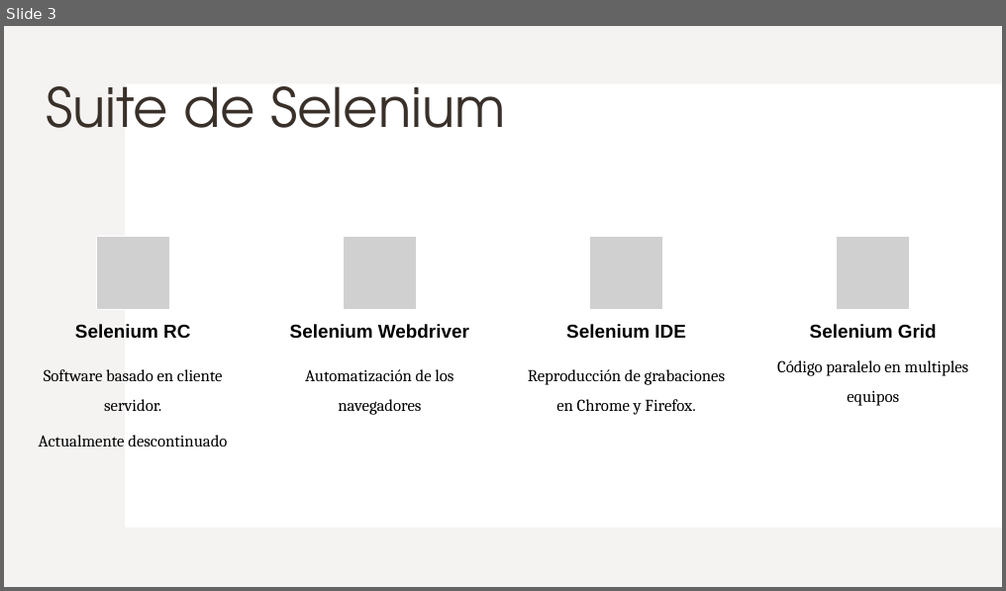
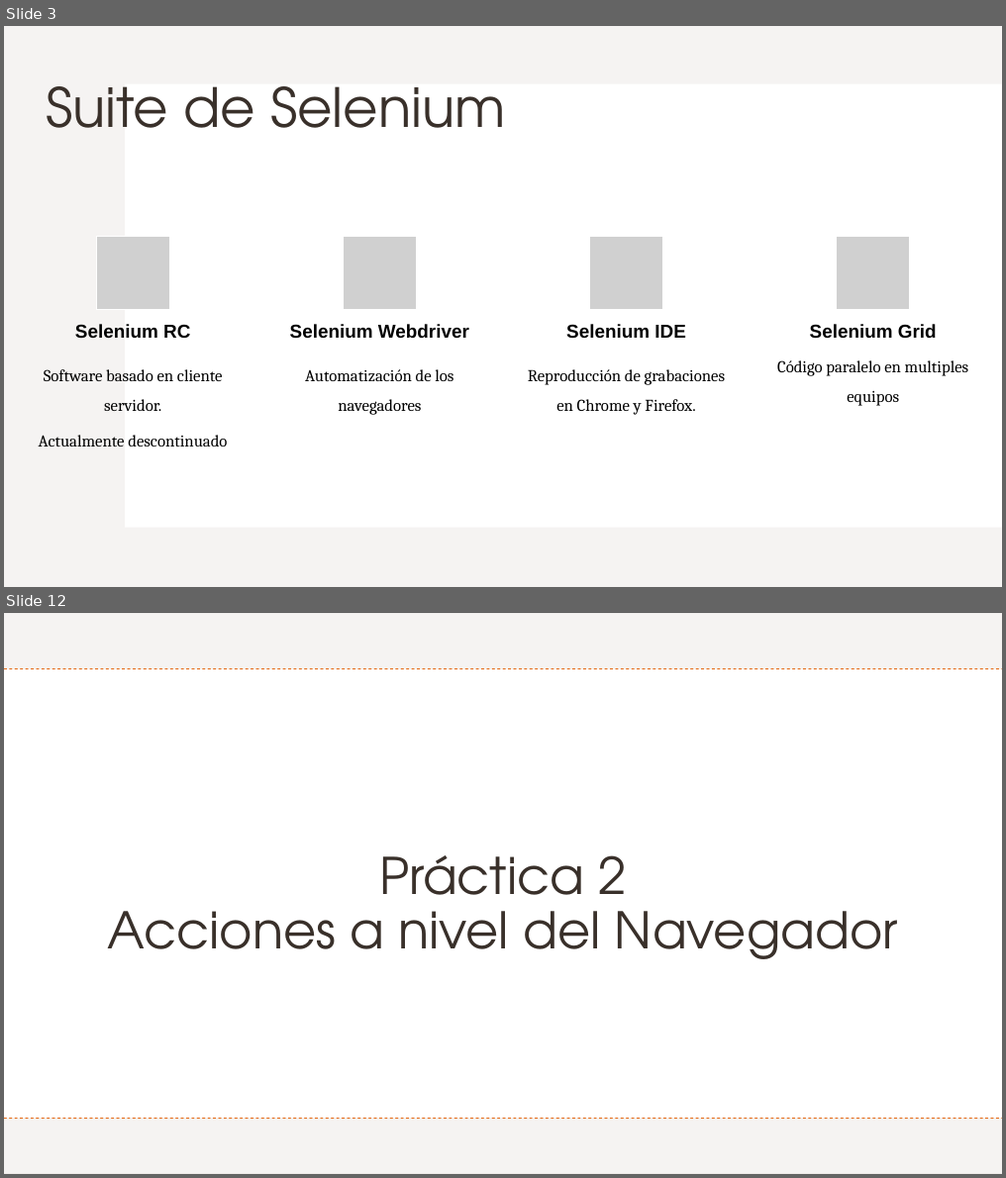
Before and after one commit to Charris1904/automation-qa-sessions, a slide deck: files/4. Selenium.pptx. Shown one above the other, each under a label of ours: slide 3 before the commit, slides 3 and 12 after it; the slides between them are not shown. The pictures are 1006x591 and 1006x1178 pixels, drawn with LibreOffice and Linux fonts; fonts in the diff are those of the drawing; grey boxes stand for pictures. Boxes give left, top, right and bottom in pixels: in the first picture for what was removed or moved away, otherwise in the second. Text is boxed around its words. In the diff, an @@ line names an element or a change of style, - is before the commit and + after.

```diff
--- a/files/4. Selenium.pptx
+++ b/files/4. Selenium.pptx
@@ slide 12 added at (4,613,1002,1174), background #FFFFFF; not listed: 1 template element that a slide beside it also shows @@
@@ rectangle added at (4,613,1002,1173), fill #FFFFFF @@
@@ rectangle added at (4,613,1002,1174), fill #E5DEDB at 35% opacity @@
@@ rectangle added at (4,669,1002,1118), fill #FFFFFF @@
@@ line added from (4, 668) to (1002, 668), #E4650E 0.75 pt dashed @@
@@ rectangle added at (126,671,1002,1115), fill #FFFFFF @@
@@ title added at (108,856,898,959), 48.6 pt, text #39302A @@
+Práctica 2
+Acciones a nivel del Navegador
@@ line added from (4, 1118) to (1002, 1118), #E4650E 0.75 pt dashed @@
```
Also in this commit, not shown: 9 other slides added, 1 slide removed.
